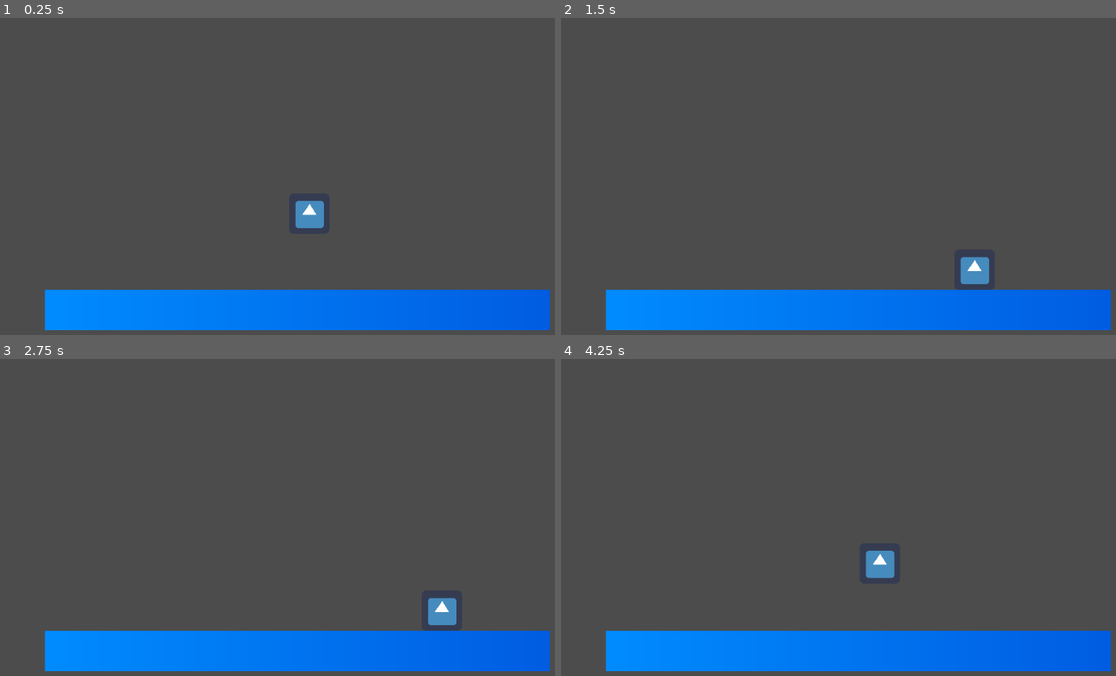
Above: before the commit, frames 1-4 (two rows, left to right).
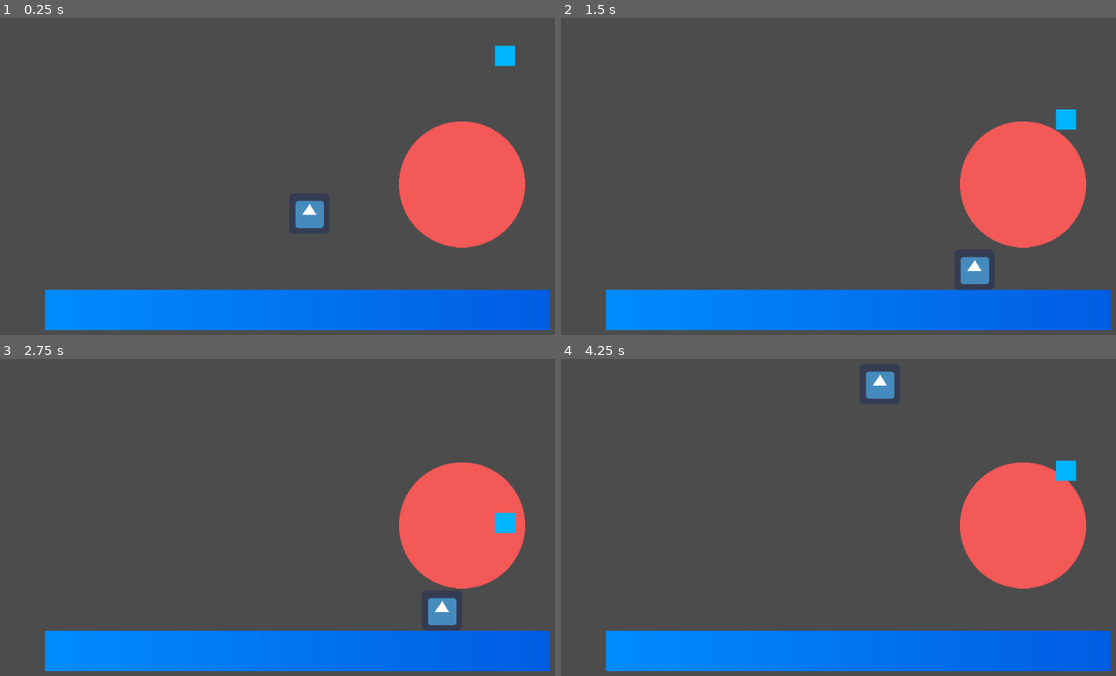
Above: after the commit, the same moments.

Repository: nightblade9/godot-experiments
Game: Godot game, scene res://Main.tscn
Same seed, same stepped clock (60 frames per second), same inputs: the game is played once before the commit and once after it. The engine's default icon, where the game draws it, is replaced by a stand-in: a white triangle on a blue panel in a dark square.
Inputs:
- Up to frame 1 (0.25 s): no input
- Up to frame 2 (1.5 s): tap Enter at 0.5 s; hold Right 0.53-1.28 s; hold Left from 1.28 s (still down)
- Up to frame 3 (2.75 s): release Left at 2.03 s; hold Right from 2.03 s (still down)
- Up to frame 4 (4.25 s): release Right at 2.78 s; hold Up 2.78-3.53 s; hold Left from 3.53 s (still down)

The runs differ from the first frame. In frame 1, 7.4% of the frame differs, in the area x 71-95%, y 8-73%; in frame 2, 7.4%; in frame 3, 7.2%; in frame 4, 8.3%, in the area x 54-95%, y 3-73%.

Commit message:
Created anti-gravity field. Added square to test it.

Diff:
--- /dev/null
+++ b/physics-experiments/Main.gd
@@ -0,0 +1,23 @@
+extends Node2D
+
+# Declare member variables here. Examples:
+# var a = 2
+# var b = "text"
+
+# Called when the node enters the scene tree for the first time.
+func _ready():
+	pass # Replace with function body.
+
+# Called every frame. 'delta' is the elapsed time since the previous frame.
+#func _process(delta):
+#	pass
+
+
+func _on_Antigravity_body_entered(body):
+	if body == $Player:
+		$Player.touching_antigrav = true
+
+
+func _on_Antigravity_body_exited(body):
+	if body == $Player:
+		$Player.touching_antigrav = false
--- a/physics-experiments/Main.tscn
+++ b/physics-experiments/Main.tscn
@@ -1,7 +1,13 @@
-[gd_scene load_steps=7 format=2]
+[gd_scene load_steps=12 format=2]
 
-[ext_resource path="res://Player.gd" type="Script" id=1]
-[ext_resource path="res://icon.png" type="Texture" id=2]
+[ext_resource path="res://Main.gd" type="Script" id=1]
+[ext_resource path="res://circle.png" type="Texture" id=2]
+[ext_resource path="res://Player.gd" type="Script" id=3]
+[ext_resource path="res://icon.png" type="Texture" id=4]
+[ext_resource path="res://square.png" type="Texture" id=5]
+
+[sub_resource type="CircleShape2D" id=5]
+radius = 100.0
 
 [sub_resource type="RectangleShape2D" id=1]
 extents = Vector2( 32, 32 )
@@ -15,15 +21,38 @@
 [sub_resource type="GradientTexture" id=4]
 gradient = SubResource( 3 )
 
+[sub_resource type="RectangleShape2D" id=6]
+extents = Vector2( 16, 16 )
+
 [node name="Node2D" type="Node2D"]
+script = ExtResource( 1 )
+
+[node name="Antigravity" type="Area2D" parent="."]
+editor/display_folded = true
+position = Vector2( 767.961, 331.723 )
+space_override = 3
+gravity_vec = Vector2( 0, -1 )
+linear_damp = 0.0
+
+[node name="Sprite" type="Sprite" parent="Antigravity"]
+texture = ExtResource( 2 )
+__meta__ = {
+"_edit_lock_": true
+}
+
+[node name="CollisionShape2D" type="CollisionShape2D" parent="Antigravity"]
+shape = SubResource( 5 )
+__meta__ = {
+"_edit_lock_": true
+}
 
 [node name="Player" type="KinematicBody2D" parent="."]
 editor/display_folded = true
 position = Vector2( 525.853, 364.467 )
-script = ExtResource( 1 )
+script = ExtResource( 3 )
 
 [node name="Sprite" type="Sprite" parent="Player"]
-texture = ExtResource( 2 )
+texture = ExtResource( 4 )
 __meta__ = {
 "_edit_lock_": true
 }
@@ -35,6 +64,7 @@
 }
 
 [node name="Floor" type="StaticBody2D" parent="."]
+editor/display_folded = true
 position = Vector2( 506.868, 530.842 )
 
 [node name="CollisionShape2D" type="CollisionShape2D" parent="Floor"]
@@ -51,3 +81,24 @@
 __meta__ = {
 "_edit_lock_": true
 }
+
+[node name="Block" type="RigidBody2D" parent="."]
+position = Vector2( 836.123, 124.964 )
+contacts_reported = 1
+contact_monitor = true
+
+[node name="Sprite" type="Sprite" parent="Block"]
+texture = ExtResource( 5 )
+region_enabled = true
+region_rect = Rect2( 0, 0, 32, 32 )
+__meta__ = {
+"_edit_lock_": true
+}
+
+[node name="CollisionShape2D" type="CollisionShape2D" parent="Block"]
+shape = SubResource( 6 )
+__meta__ = {
+"_edit_lock_": true
+}
+[connection signal="body_entered" from="Antigravity" to="." method="_on_Antigravity_body_entered"]
+[connection signal="body_exited" from="Antigravity" to="." method="_on_Antigravity_body_exited"]
--- a/physics-experiments/Player.gd
+++ b/physics-experiments/Player.gd
@@ -4,6 +4,7 @@
 const MOVE_SPEED = 300
 const JUMP_SPEED = -200
 var velocity = Vector2(0, 0)
+var touching_antigrav = false
 
 # Called when the node enters the scene tree for the first time.
 func _ready():
@@ -11,7 +12,11 @@
 
 # Called every frame. 'delta' is the elapsed time since the previous frame.
 func _process(delta):
-	self.velocity.y += delta * GRAVITY
+	var applied_gravity = GRAVITY
+	if touching_antigrav:
+		applied_gravity = -GRAVITY
+
+	self.velocity.y += delta * applied_gravity
 	self.move_and_slide(velocity)
 
 func _input(event):
Binary file added: physics-experiments/circle.png
Not shown, added: physics-experiments/circle.png.import
Binary file added: physics-experiments/square.png
